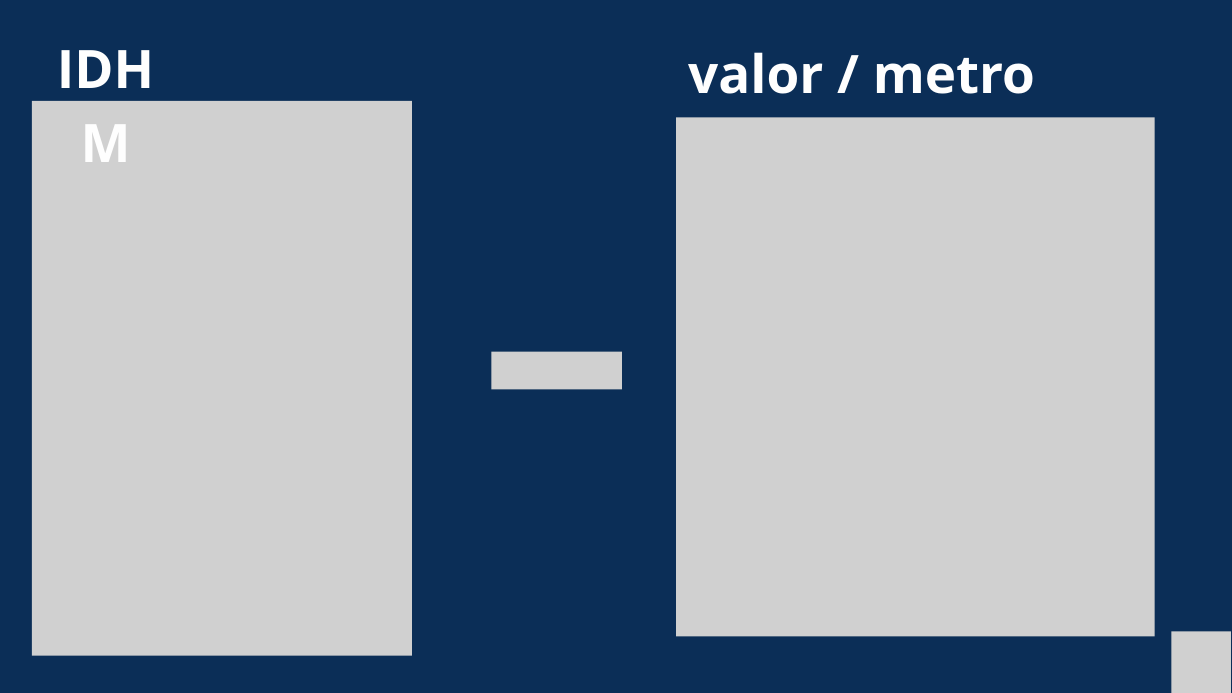
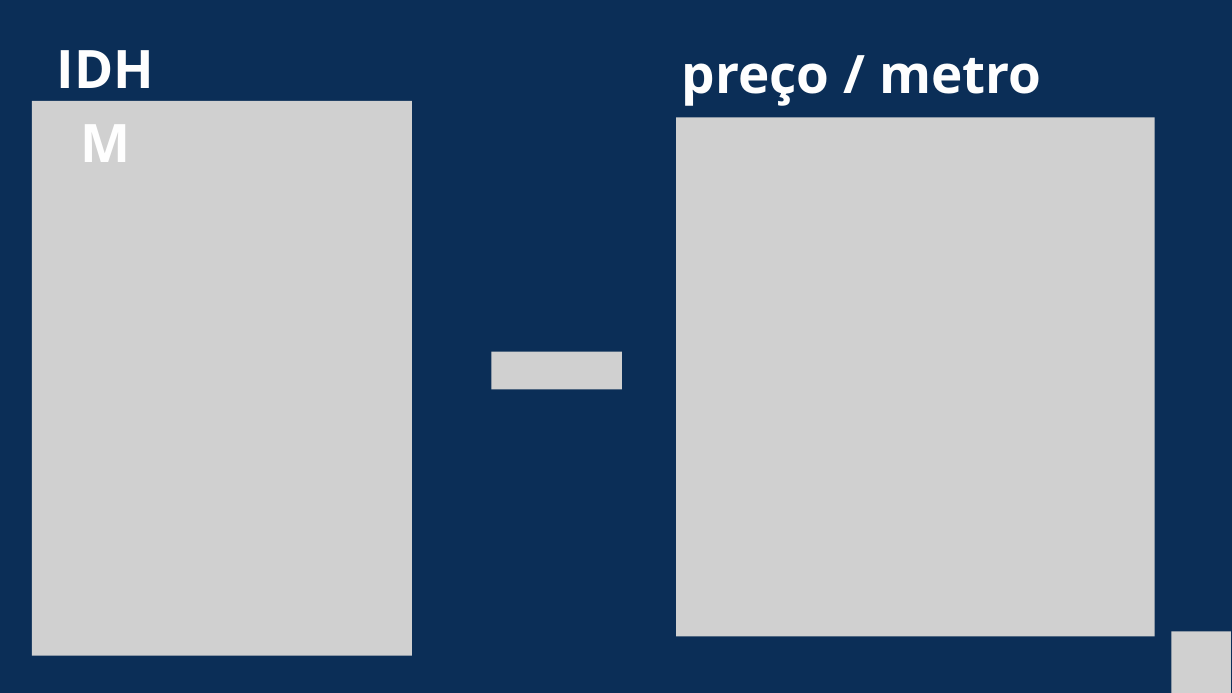
Before and after one commit to projeto-integrador-grupo-11/safety_intelligence_documentacao, a slide deck: slide 4 of Sprint 2/Slide de Apresentação/Slide de Apresentação - Safety Intelligence - Sprint 2.pptx. Drawn at 1232x693 pixels with LibreOffice and Linux fonts; fonts in the diff are those of the drawing; grey boxes stand for pictures. Boxes give left, top, right and bottom in pixels: in the first picture for what was removed or moved away, otherwise in the second. Text is boxed around its words. In the diff, an @@ line names an element or a change of style, - is before the commit and + after.

```diff
--- a/Sprint 2/Slide de Apresentação/Slide de Apresentação - Safety Intelligence - Sprint 2.pptx
+++ b/Sprint 2/Slide de Apresentação/Slide de Apresentação - Safety Intelligence - Sprint 2.pptx
@@ text at box(682, 58, 1041, 106): text changed @@
-valor / metro
+preço / metro
```
Also in this commit, not shown: 2 other slides changed, 3 slides added, 1 other file.
